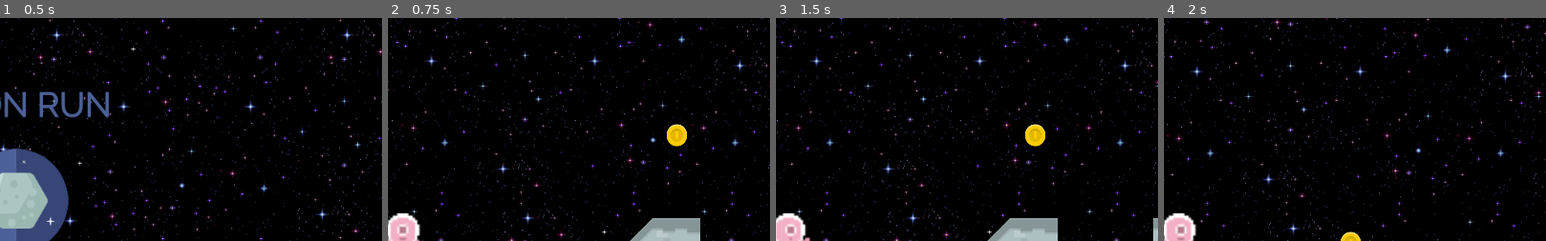
Above: before the commit, frames 1-4 (left to right).
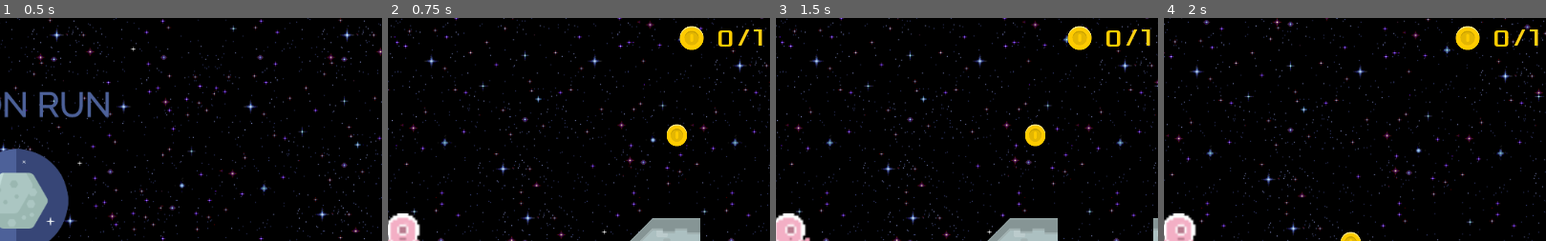
Above: after the commit, the same moments.

Repository: bsu-cs315/P2-MoonRun
Game: Godot game, scene res://src/MainMenu.tscn
Same seed, same stepped clock (60 frames per second), same inputs: the game is played once before the commit and once after it.
Inputs:
- Up to frame 1 (0.5 s): no input
- Up to frame 2 (0.75 s): click "Play" at 0.5 s
- Up to frame 3 (1.5 s): tap Enter at 1.25 s; hold Right (walk_right) from 1.28 s (still down); hold Down (crouch) from 1.28 s (still down)
- Up to frame 4 (2 s): keep holding Right (walk_right); keep holding Down (crouch); tap Space (jump) at 1.52 s
The pictures show only the part of the screen within x 48-98%, y 1-51%; the shares and areas given below are measured in that part.

Frame 1 is identical in both runs. In frame 2, 0.9% of the frame differs, in the area x 76-98%, y 3-15%; in frame 3, 0.9%; in frame 4, 0.9%.

Commit message:
Created HUD

Diff:
--- a/project/src/Game.gd
+++ b/project/src/Game.gd
@@ -11,3 +11,5 @@
 		player_animated.play("Dance")
 		yield(player_animated, "animation_finished")
 		get_tree().change_scene("res://src/Win_Screen.tscn")
+
+	$CanvasLayer/CoinsCollected.text = String(get_node("Level")._coins_collected)
--- a/project/src/Game.tscn
+++ b/project/src/Game.tscn
@@ -1,9 +1,19 @@
-[gd_scene load_steps=5 format=2]
+[gd_scene load_steps=9 format=2]
 
 [ext_resource path="res://src/Player.tscn" type="PackedScene" id=1]
 [ext_resource path="res://src/Level.tscn" type="PackedScene" id=2]
 [ext_resource path="res://assets/sounds/Quarkstar_-_Space_Fiction.wav" type="AudioStream" id=3]
 [ext_resource path="res://src/Game.gd" type="Script" id=4]
+[ext_resource path="res://assets/levelPieces/coinGold.png" type="Texture" id=5]
+[ext_resource path="res://assets/Xolonium-Regular.ttf" type="DynamicFontData" id=6]
+
+[sub_resource type="DynamicFont" id=1]
+size = 32
+font_data = ExtResource( 6 )
+
+[sub_resource type="DynamicFont" id=2]
+size = 32
+font_data = ExtResource( 6 )
 
 [node name="Game" type="Node"]
 script = ExtResource( 4 )
@@ -16,3 +26,38 @@
 [node name="AudioStreamPlayer2D" type="AudioStreamPlayer2D" parent="."]
 stream = ExtResource( 3 )
 autoplay = true
+
+[node name="CanvasLayer" type="CanvasLayer" parent="."]
+
+[node name="CoinHUD" type="Sprite" parent="CanvasLayer"]
+position = Vector2( 896.838, 30.8232 )
+scale = Vector2( 0.5, 0.5 )
+texture = ExtResource( 5 )
+
+[node name="CoinsCollected" type="Label" parent="CanvasLayer"]
+margin_left = 917.0
+margin_top = 10.0
+margin_right = 966.0
+margin_bottom = 52.0
+custom_fonts/font = SubResource( 1 )
+custom_colors/font_color = Color( 1, 0.8, 0, 1 )
+custom_colors/font_outline_modulate = Color( 1, 0.8, 0, 1 )
+text = "0"
+align = 1
+valign = 1
+__meta__ = {
+"_edit_use_anchors_": false
+}
+
+[node name="TotalCoins" type="Label" parent="CanvasLayer"]
+margin_left = 959.0
+margin_top = 10.0
+margin_right = 1008.0
+margin_bottom = 52.0
+custom_fonts/font = SubResource( 2 )
+custom_colors/font_color = Color( 1, 0.815686, 0.0705882, 1 )
+custom_colors/font_outline_modulate = Color( 1, 0.8, 0, 1 )
+text = "/1"
+__meta__ = {
+"_edit_use_anchors_": false
+}
--- a/project/src/Player.tscn
+++ b/project/src/Player.tscn
@@ -57,7 +57,6 @@
 script = ExtResource( 9 )
 
 [node name="CollisionShape2D" type="CollisionShape2D" parent="."]
-visible = false
 shape = SubResource( 1 )
 
 [node name="AnimatedSprite" type="AnimatedSprite" parent="."]
Binary file added: project/assets/Xolonium-Regular.ttf
Not shown, changed: README.md
